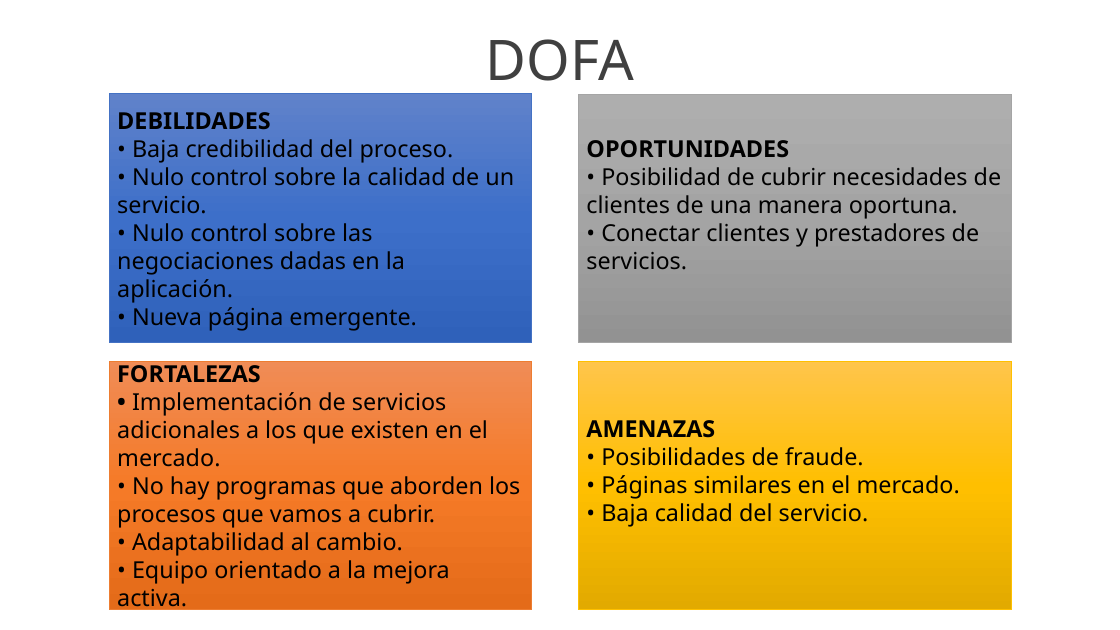
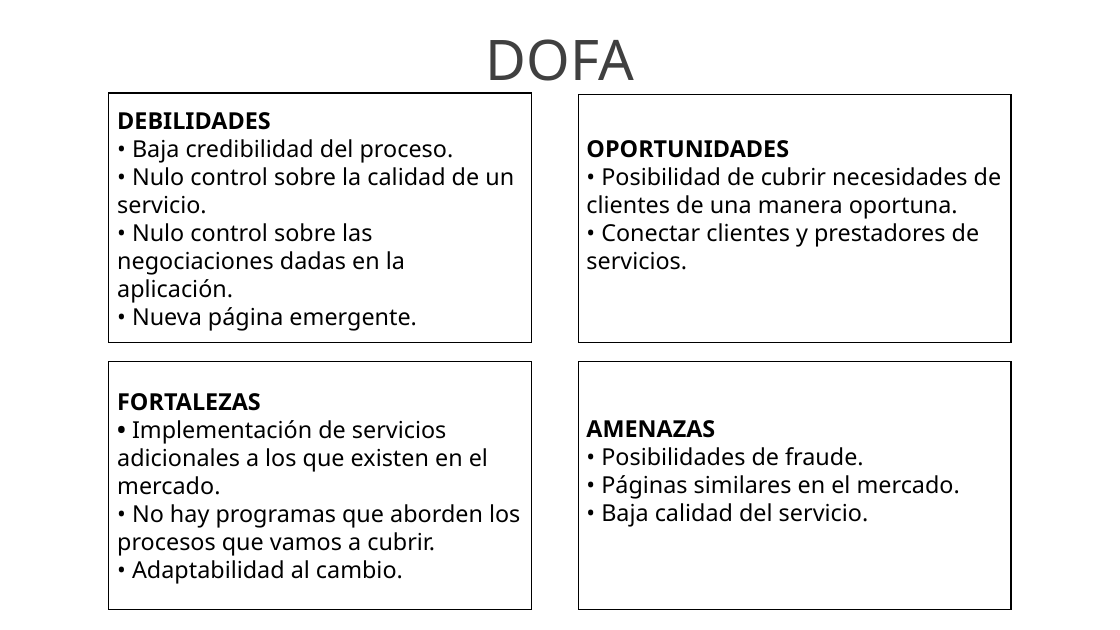
Before and after one commit to yeseniaquejada/SERVICE_MARKET, a slide deck: slide 7 of PROYECTO FORMATIVO.pptx. Drawn at 1120x630 pixels with LibreOffice and Linux fonts; fonts in the diff are those of the drawing; background and template pictures are left out. Boxes give left, top, right and bottom in pixels: in the first picture for what was removed or moved away, otherwise in the second. Text is boxed around its words. In the diff, an @@ line names an element or a change of style, - is before the commit and + after.

```diff
--- a/PROYECTO FORMATIVO.pptx
+++ b/PROYECTO FORMATIVO.pptx
@@ rectangle "DEBILIDADES" at (109,93,532,343): fill gradient #6183CB to #3E70CA to #3062BB to #FFFFFF; outline #4472C4 0.5 pt to #000000 1 pt @@
@@ rectangle "OPORTUNIDADES" at (578,95,1011,343): fill gradient #AFAFAF to #A5A5A5 to #939393 to #FFFFFF; outline #A5A5A5 0.5 pt to #000000 1 pt @@
@@ rectangle "FORTALEZAS" at (109,361,532,609): fill gradient #F18C57 to #F67B28 to #E56C19 to #FFFFFF; outline #ED7D31 0.5 pt to #000000 1 pt @@
@@ rectangle "AMENAZAS" at (578,361,1011,609): fill gradient #FFC64B to #FFC000 to #E3AB00 to #FFFFFF; outline #FFC000 0.5 pt to #000000 1 pt @@
@@ text in rectangle at (117,560,449,613): paragraph removed @@
-• Equipo orientado a la mejora activa.
```
Also in this commit, not shown: 2 other slides changed, 1 slide removed, 21 other files.
